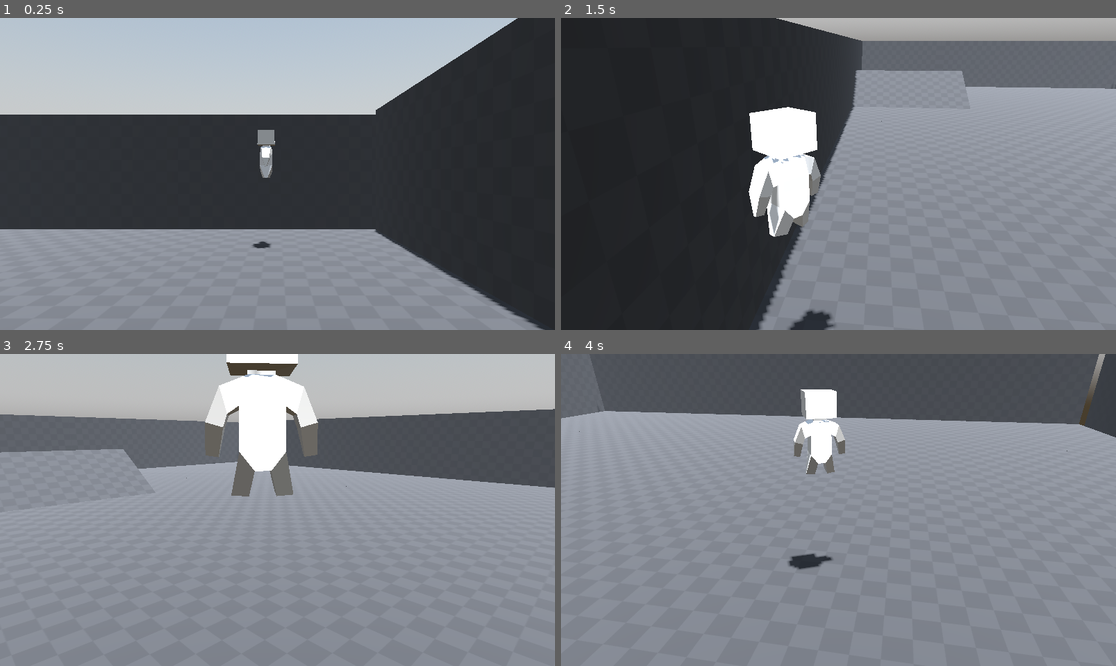
Above: before the commit, frames 1-4 (two rows, left to right).
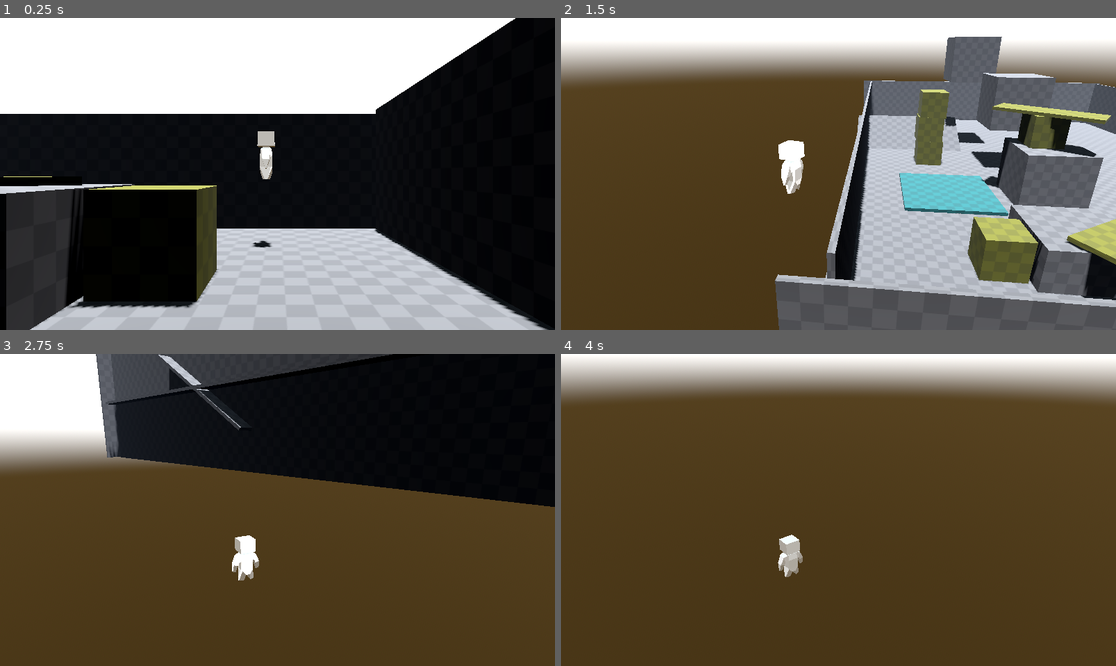
Above: after the commit, the same moments.

Repository: joshandersn/Canary
Game: Godot game, scene res://dev1.tscn
The game is run twice, just before and just after one commit, with the same random seed, the same clock (stepped at 60 frames per second) and the same inputs.
Inputs (mouse positions are in pixels of both pictures, inside the frame that each line leads up to):
- Up to frame 1 (0.25 s): no input
- Up to frame 2 (1.5 s): move the mouse to (960, 158) at 0.52 s; hold D (move_right) 0.53-1.28 s; tap Space (jump) at 0.6, 0.77, 1.07 s; click (960, 158) at 0.67 s; move the mouse to (810, 174) at 1.27 s; hold W (move_forward) from 1.28 s (still down); tap Down (camera_backward) at 1.35 s
- Up to frame 3 (2.75 s): keep holding W (move_forward); tap Space (jump) at 1.52, 1.55, 1.82, 2.3 s; move the mouse to (288, 503) at 2.02 s; tap Up (camera_forward) at 2.1 s
- Up to frame 4 (4 s): keep holding W (move_forward); move the mouse to (832, 516) at 2.77 s; tap Left (camera_left) at 2.85 s; tap Space (jump) at 3.02, 3.05, 3.32, 3.77, 3.8 s; move the mouse to (877, 513) at 3.52 s; tap Right (camera_right) at 3.6 s

The runs differ from the first frame. In frame 1, 98% of the frame differs, in the area x 0-100%, y 0-100%; in frame 2, 97%; in frame 3, 99%; in frame 4, 100%.

Commit message:
adds objects improves physics

Diff:
--- /dev/null
+++ b/Blockout/block.tscn
@@ -0,0 +1,18 @@
+[gd_scene load_steps=4 format=3 uid="uid://g513nfsibjqj"]
+
+[ext_resource type="Material" uid="uid://slti2k3n54t0" path="res://Assets/Materials/grid.tres" id="1_m4lvr"]
+
+[sub_resource type="BoxMesh" id="BoxMesh_eaps1"]
+size = Vector3(2, 2, 2)
+
+[sub_resource type="BoxShape3D" id="BoxShape3D_x2obb"]
+size = Vector3(2, 2, 2)
+
+[node name="block" type="StaticBody3D"]
+
+[node name="MeshInstance3D" type="MeshInstance3D" parent="."]
+material_override = ExtResource("1_m4lvr")
+mesh = SubResource("BoxMesh_eaps1")
+
+[node name="CollisionShape3D" type="CollisionShape3D" parent="."]
+shape = SubResource("BoxShape3D_x2obb")
--- /dev/null
+++ b/Blockout/box.tscn
@@ -0,0 +1,24 @@
+[gd_scene load_steps=5 format=3 uid="uid://ddhcbn1lm1lxf"]
+
+[ext_resource type="Texture2D" uid="uid://b3ld84fs3jka8" path="res://Assets/Textures/grid3.png" id="1_65dsa"]
+
+[sub_resource type="StandardMaterial3D" id="StandardMaterial3D_8jre7"]
+albedo_color = Color(1, 1, 0, 1)
+albedo_texture = ExtResource("1_65dsa")
+uv1_triplanar = true
+
+[sub_resource type="BoxMesh" id="BoxMesh_eaps1"]
+
+[sub_resource type="BoxShape3D" id="BoxShape3D_x2obb"]
+
+[node name="block" type="RigidBody3D"]
+collision_layer = 4
+collision_mask = 5
+mass = 0.1
+
+[node name="MeshInstance3D" type="MeshInstance3D" parent="."]
+material_override = SubResource("StandardMaterial3D_8jre7")
+mesh = SubResource("BoxMesh_eaps1")
+
+[node name="CollisionShape3D" type="CollisionShape3D" parent="."]
+shape = SubResource("BoxShape3D_x2obb")
--- /dev/null
+++ b/Blockout/plank.tscn
@@ -0,0 +1,26 @@
+[gd_scene load_steps=5 format=3 uid="uid://b2plceels700r"]
+
+[ext_resource type="Texture2D" uid="uid://b3ld84fs3jka8" path="res://Assets/Textures/grid3.png" id="1_geyi2"]
+
+[sub_resource type="StandardMaterial3D" id="StandardMaterial3D_8jre7"]
+albedo_color = Color(1, 1, 0, 1)
+albedo_texture = ExtResource("1_geyi2")
+uv1_triplanar = true
+
+[sub_resource type="BoxMesh" id="BoxMesh_eaps1"]
+size = Vector3(1, 0.1, 3)
+
+[sub_resource type="BoxShape3D" id="BoxShape3D_x2obb"]
+size = Vector3(1, 0.1, 3)
+
+[node name="block" type="RigidBody3D"]
+collision_layer = 4
+collision_mask = 5
+mass = 0.1
+
+[node name="MeshInstance3D" type="MeshInstance3D" parent="."]
+material_override = SubResource("StandardMaterial3D_8jre7")
+mesh = SubResource("BoxMesh_eaps1")
+
+[node name="CollisionShape3D" type="CollisionShape3D" parent="."]
+shape = SubResource("BoxShape3D_x2obb")
--- /dev/null
+++ b/Blockout/trampoline.tscn
@@ -0,0 +1,28 @@
+[gd_scene load_steps=6 format=3 uid="uid://4fb6pbgvto0w"]
+
+[ext_resource type="Texture2D" uid="uid://b3ld84fs3jka8" path="res://Assets/Textures/grid3.png" id="1_l1dvo"]
+
+[sub_resource type="PhysicsMaterial" id="PhysicsMaterial_1gcbd"]
+friction = 0.0
+bounce = 1.0
+
+[sub_resource type="StandardMaterial3D" id="StandardMaterial3D_vydkw"]
+albedo_color = Color(0, 1, 1, 1)
+albedo_texture = ExtResource("1_l1dvo")
+uv1_triplanar = true
+
+[sub_resource type="BoxMesh" id="BoxMesh_eaps1"]
+size = Vector3(3, 0.2, 3)
+
+[sub_resource type="BoxShape3D" id="BoxShape3D_x2obb"]
+size = Vector3(3, 0.2, 3)
+
+[node name="block" type="StaticBody3D"]
+physics_material_override = SubResource("PhysicsMaterial_1gcbd")
+
+[node name="MeshInstance3D" type="MeshInstance3D" parent="."]
+material_override = SubResource("StandardMaterial3D_vydkw")
+mesh = SubResource("BoxMesh_eaps1")
+
+[node name="CollisionShape3D" type="CollisionShape3D" parent="."]
+shape = SubResource("BoxShape3D_x2obb")
--- a/Controller/character.tscn
+++ b/Controller/character.tscn
@@ -6,11 +6,8 @@
 [ext_resource type="ArrayMesh" uid="uid://c7sajd47wwg2p" path="res://Assets/player_mesh.res" id="4_yn07u"]
 
 [sub_resource type="PhysicsMaterial" id="PhysicsMaterial_e4qkm"]
-friction = 0.1
+friction = 0.5
 bounce = 0.3
-
-[sub_resource type="BoxMesh" id="BoxMesh_stxp2"]
-size = Vector3(0.1, 1, 0.1)
 
 [sub_resource type="CapsuleShape3D" id="CapsuleShape3D_0noeb"]
 radius = 0.2
@@ -18,11 +15,13 @@
 
 [node name="Character" type="RigidBody3D"]
 collision_layer = 2
-collision_mask = 3
+collision_mask = 7
 axis_lock_angular_x = true
+axis_lock_angular_y = true
 axis_lock_angular_z = true
 physics_material_override = SubResource("PhysicsMaterial_e4qkm")
-linear_damp = 3.0
+linear_damp_mode = 1
+linear_damp = 1.0
 script = ExtResource("1_3glkk")
 
 [node name="Movement" type="Node" parent="."]
@@ -31,12 +30,6 @@
 [node name="Jump" type="Node" parent="."]
 script = ExtResource("3_ut27d")
 
-[node name="MeshInstance3D2" type="MeshInstance3D" parent="."]
-transform = Transform3D(1, 0, 0, 0, 1, 0, 0, 0, 1, 0.521269, 0, 0)
-visible = false
-mesh = SubResource("BoxMesh_stxp2")
-skeleton = NodePath("../MeshInstance3D")
-
 [node name="MeshInstance3D" type="MeshInstance3D" parent="."]
 transform = Transform3D(-4.37114e-09, 0, -0.1, 0, 0.1, 0, 0.1, 0, -4.37114e-09, 0, 0, 0)
 mesh = ExtResource("4_yn07u")
--- a/Controller/jump.gd
+++ b/Controller/jump.gd
@@ -9,10 +9,10 @@
 
 func _ready() -> void:
 	new_ray.target_position.y = -jump_ray_length
+	new_ray.set_collision_mask_value(3, true)
 	add_sibling.call_deferred(new_ray)
 
 func _input(event: InputEvent) -> void:
 	if enabled:
 		if Input.is_action_just_pressed("jump") and new_ray.is_colliding():
-			print("jump")
 			parent.apply_force(jump_direction)
--- a/States/movement.gd
+++ b/States/movement.gd
@@ -27,7 +27,8 @@
 				var camera_dir = input_direction.rotated(Vector3.UP, v_rot)
 				parent.apply_force(camera_dir * movement_speed)
 				var velocity = parent.linear_velocity.normalized()
-				parent.global_rotation.y = lerp_angle(parent.rotation.y, atan2(-velocity.z, velocity.x), delta * 30)
+				if velocity.length() > 0.9:
+					parent.global_rotation.y = lerp_angle(parent.rotation.y, atan2(-velocity.z, velocity.x), delta * 30)
 		else:
 			input_direction.x = Input.get_axis("move_backward", "move_forward")
 			input_direction.z = Input.get_axis("move_left","move_right")
--- a/dev1.tscn
+++ b/dev1.tscn
@@ -1,8 +1,12 @@
-[gd_scene load_steps=7 format=3 uid="uid://b782k65tpult6"]
+[gd_scene load_steps=11 format=3 uid="uid://b782k65tpult6"]
 
 [ext_resource type="PackedScene" uid="uid://d3chpajrl24ru" path="res://Blockout/1x1.tscn" id="1_ghomd"]
 [ext_resource type="PackedScene" uid="uid://dbhbi52n0k4mo" path="res://Controller/character.tscn" id="2_h0b2g"]
 [ext_resource type="PackedScene" uid="uid://bqymmrppc4rmo" path="res://Gadgets/camera.tscn" id="3_pnt5h"]
+[ext_resource type="PackedScene" uid="uid://g513nfsibjqj" path="res://Blockout/block.tscn" id="4_c7ibq"]
+[ext_resource type="PackedScene" uid="uid://ddhcbn1lm1lxf" path="res://Blockout/box.tscn" id="5_aobys"]
+[ext_resource type="PackedScene" uid="uid://b2plceels700r" path="res://Blockout/plank.tscn" id="6_an1pm"]
+[ext_resource type="PackedScene" uid="uid://4fb6pbgvto0w" path="res://Blockout/trampoline.tscn" id="7_qvdsy"]
 
 [sub_resource type="PhysicalSkyMaterial" id="PhysicalSkyMaterial_m6cqm"]
 turbidity = 0.0
@@ -18,6 +22,9 @@
 ssao_enabled = true
 fog_enabled = true
 fog_sky_affect = 0.177
+adjustment_enabled = true
+adjustment_brightness = 0.86
+adjustment_contrast = 1.49
 
 [node name="Dev1" type="Node3D"]
 
@@ -114,5 +121,42 @@
 
 [node name="DirectionalLight3D" type="DirectionalLight3D" parent="."]
 transform = Transform3D(0.43263, 0.900684, 0.0399865, 0.0982673, -0.0911961, 0.990973, 0.8962, -0.424795, -0.127962, -0.190121, 0, 0)
-light_energy = 2.567
+light_energy = 5.536
 shadow_enabled = true
+
+[node name="block" parent="." instance=ExtResource("4_c7ibq")]
+transform = Transform3D(1, 0, 0, 0, 1, 0, 0, 0, 1, -2.86767, 0.05, 1.17441)
+
+[node name="block2" parent="." instance=ExtResource("4_c7ibq")]
+transform = Transform3D(1, 0, 0, 0, 1, 0, 0, 0, 1, -3.86946, 0.784352, 5.02088)
+
+[node name="block3" parent="." instance=ExtResource("4_c7ibq")]
+transform = Transform3D(1, 0, 0, 0, 1, 0, 0, 0, 1, -3.86946, 2.64787, 8.64143)
+
+[node name="block4" parent="." instance=ExtResource("4_c7ibq")]
+transform = Transform3D(1, 0, 0, 0, 1, 0, 0, 0, 1, -2.89811, 4.10854, 12.2243)
+
+[node name="block5" parent="." instance=ExtResource("5_aobys")]
+transform = Transform3D(1, 0, 0, 0, 1, 0, 0, 0, 1, -0.690687, 0.864196, 8.37172)
+
+[node name="block6" parent="." instance=ExtResource("5_aobys")]
+transform = Transform3D(1, 0, 0, 0, 1, 0, 0, 0, 1, -0.690687, 2.22702, 8.37172)
+
+[node name="block7" parent="." instance=ExtResource("5_aobys")]
+transform = Transform3D(1, 0, 0, 0, 1, 0, 0, 0, 1, -0.690687, 3.59755, 8.37172)
+
+[node name="block8" parent="." instance=ExtResource("5_aobys")]
+transform = Transform3D(1, 0, 0, 0, 0.999885, 0.0151663, 0, -0.0151663, 0.999885, -3.6913, 2.5167, 5.28076)
+
+[node name="block9" parent="." instance=ExtResource("6_an1pm")]
+transform = Transform3D(0.604655, 0, 0.796488, 0, 1, 0, -0.796488, 0, 0.604655, -3.69535, 3.10557, 5.22814)
+
+[node name="block10" parent="." instance=ExtResource("6_an1pm")]
+transform = Transform3D(-0.55016, 0, 0.835059, 0, 1, 0, -0.835059, 0, -0.55016, -3.86665, 1.18913, 0.919741)
+mass = 0.001
+
+[node name="block11" parent="." instance=ExtResource("5_aobys")]
+transform = Transform3D(1, 0, 0, 0, 1, 0, 0, 0, 1, -1.28658, 0.677225, 0.933553)
+
+[node name="block12" parent="." instance=ExtResource("7_qvdsy")]
+transform = Transform3D(1, 0, 0, 0, 1, 0, 0, 0, 1, -0.922793, 0.0500002, 5.02435)
--- a/project.godot
+++ b/project.godot
@@ -67,3 +67,4 @@
 
 3d_physics/layer_1="enviornment"
 3d_physics/layer_2="character"
+3d_physics/layer_3="object"
Not shown: 1 places in Controller/character.tscn that only renumber resources
